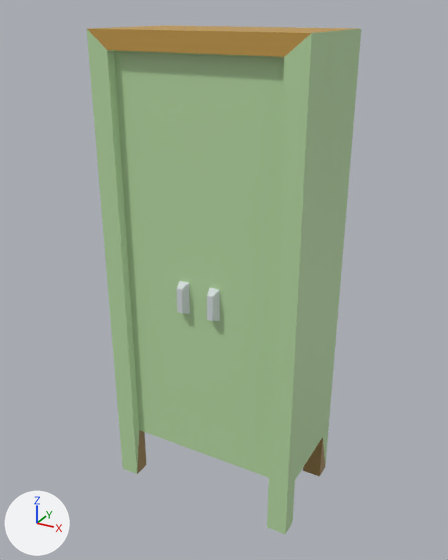
A saved change to the glTF model s2/models/props_field/cupboard.glb.
Both versions are drawn from a 50 mm lens placed at (1.053, -1.916, 1.863), pointed at (-0.002, 0.001, 0.905). The axes (+X, +Y, +Z) are drawn at lower left. The lights are the same throughout. The first picture is the older version. Vertices at exactly the same position are counted once.

The scene before the commit, as lines of its bpy script (objects in view):
```python
me_cupboard = bpy.data.meshes.new('cupboard')
me_cupboard.from_pydata(...)  # 146 vertices, 277 faces; spans x -0.39..0.39, y -0.22..0.22, z 0.0..1.8
me_cupboard.materials.append(mat_defaultmaterial)
ob_cupboard = bpy.data.objects.new('cupboard', me_cupboard)
ob_cupboard.location = (0.0, 0.0, 0.0)
```
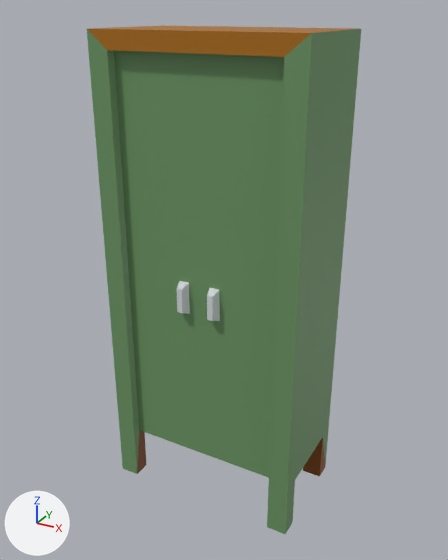
Changed parts and their boxes (x1, y1, x2, y2) in the pictures (448 x 560 px):
part 1 of me_cupboard, recoloured (darker)
    both: (87, 29, 361, 534)
part 2 of me_cupboard, recoloured
    both: (87, 25, 360, 477)

Diff of the bpy script that builds the scene:
```diff
--- a/s2/models/props_field/cupboard.glb.py
+++ b/s2/models/props_field/cupboard.glb.py
@@ me_cupboard @@
 me_cupboard.from_pydata(...)  # 146 vertices, 277 faces; spans x -0.39..0.39, y -0.22..0.22, z 0.0..1.8
 # used by ob_cupboard; location = (0.0, 0.0, 0.0)
+# me_cupboard part 1: 229 faces centred in x -0.39..0.39, y -0.22..0.22, z 0.21..1.61 are repainted in the vertex colours; the middle colour goes from green #b9dba5 to green #6c9664
+# me_cupboard part 2: 48 faces centred in x -0.39..0.39, y -0.22..0.22, z 0.0..1.8 are repainted in the vertex colours; the middle colour goes from brown #9e824e to brown #814500
 me_cupboard.materials.append(mat_defaultmaterial)
```
